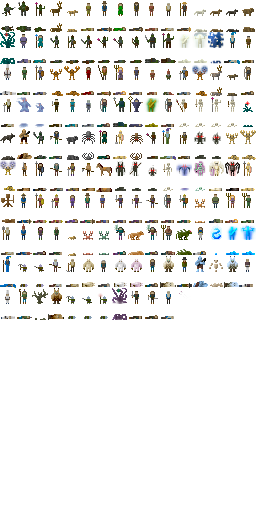
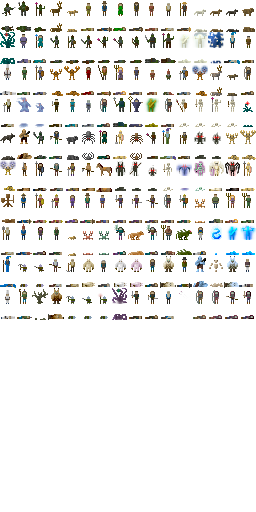
Layer changes from the first 256x512 image to the second:
painted on "Background" over [118, 228, 254, 319]
